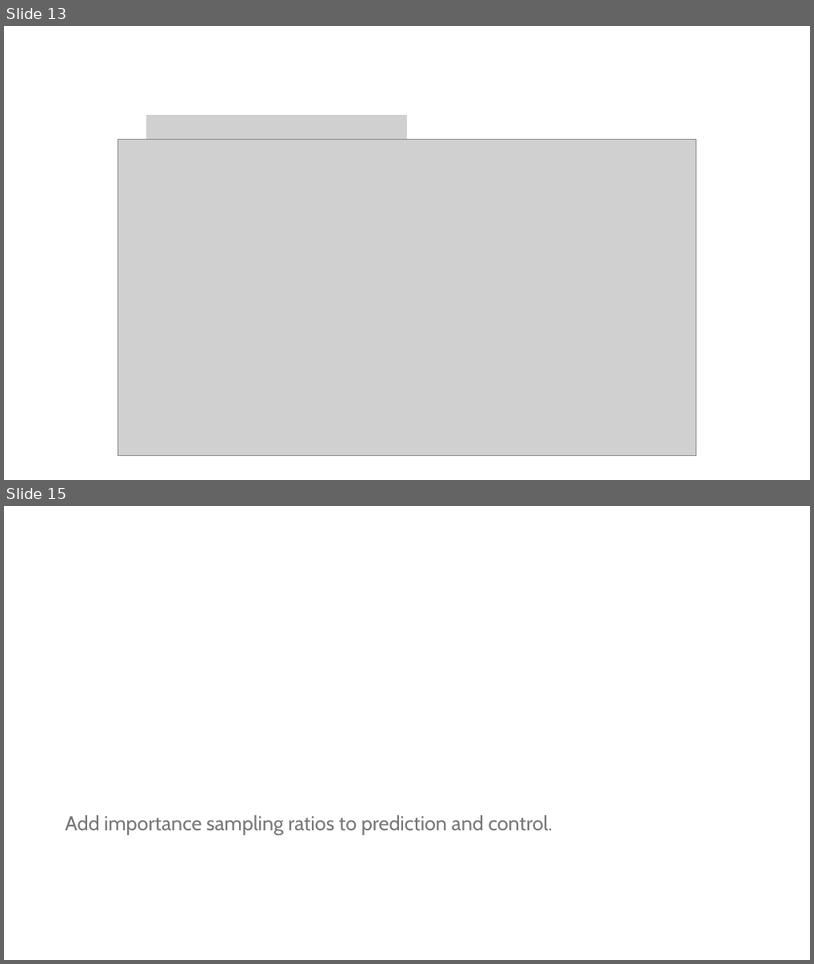
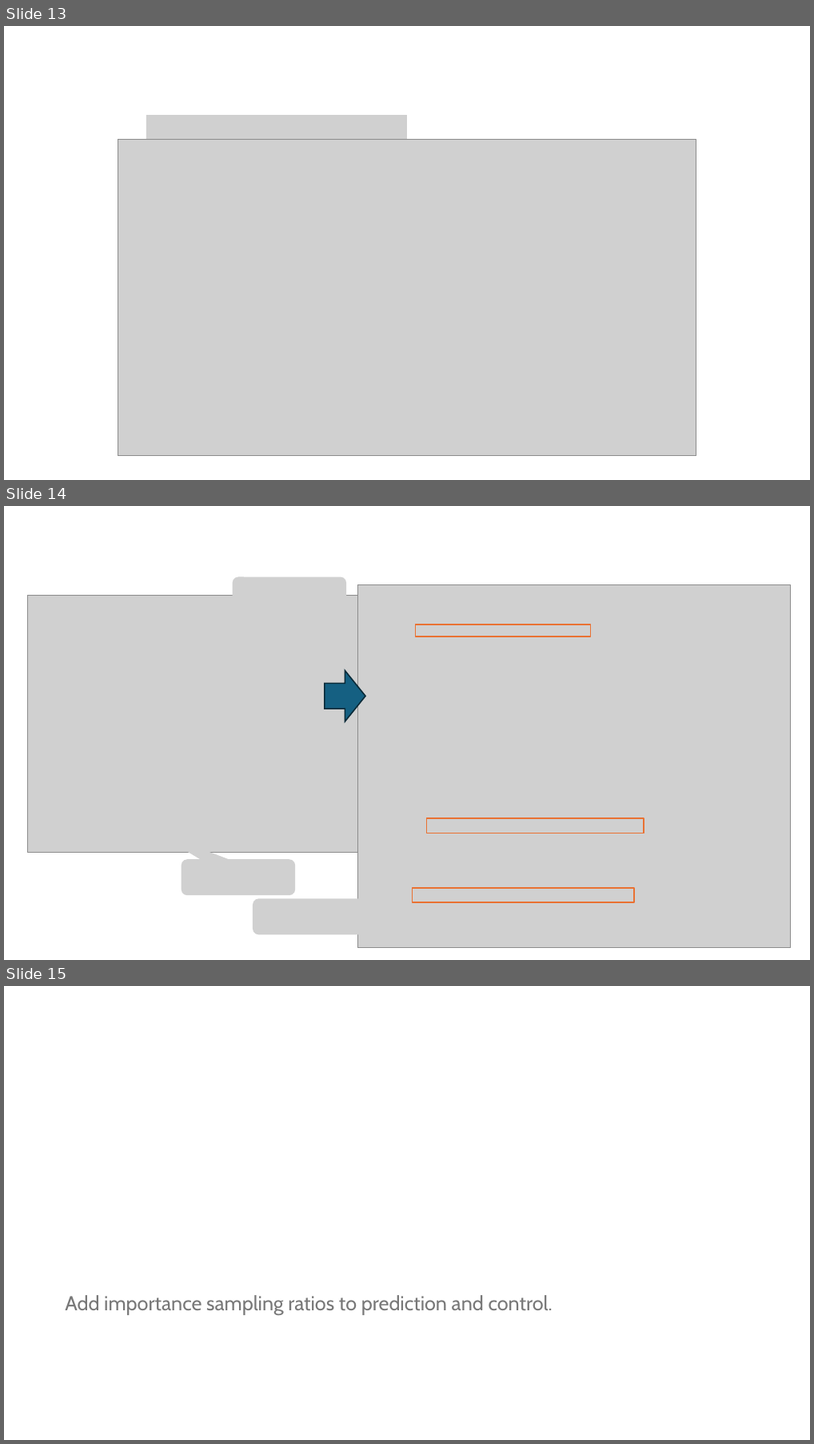
Before and after one commit to mhahsler/Introduction_to_Reinforcement_Learning, a slide deck: slides/Lecture_Chapter07.pptx. Shown one above the other, each under a label of ours: slides 13 and 15 before the commit, slides 13, 14 and 15 after it; the slides between them are not shown. The pictures are 814x964 and 814x1444 pixels, drawn with LibreOffice and Linux fonts; fonts in the diff are those of the drawing; grey boxes stand for pictures. Boxes give left, top, right and bottom in pixels: in the first picture for what was removed or moved away, otherwise in the second. Text is boxed around its words. In the diff, an @@ line names an element or a change of style, - is before the commit and + after.

```diff
--- a/slides/Lecture_Chapter07.pptx
+++ b/slides/Lecture_Chapter07.pptx
@@ slide 14 added at [4,506,810,960], background #FFFFFF @@
@@ picture added at [233,576,347,612] @@
@@ picture added at [27,595,412,852] @@
@@ picture added at [358,585,791,948] @@
@@ rectangle added at [416,624,591,636], outline #E97132 1.5 pt @@
@@ right arrow added at [325,671,366,721], fill #156082, outline #092A39 1.5 pt @@
@@ picture added at [629,781,779,811] @@
@@ rectangle added at [427,818,644,832], outline #E97132 1.5 pt @@
@@ picture added at [182,860,295,895] @@
@@ rectangle added at [412,888,634,902], outline #E97132 1.5 pt @@
@@ picture added at [253,899,367,934] @@
```
Also in this commit, not shown: 2 slides changed, 1 slide removed, 4 other files.
